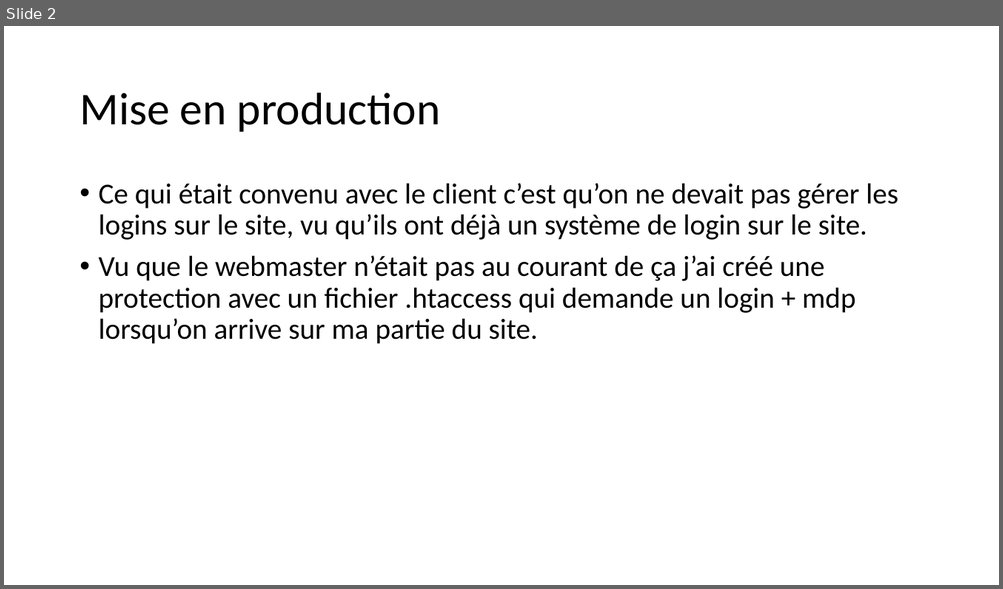
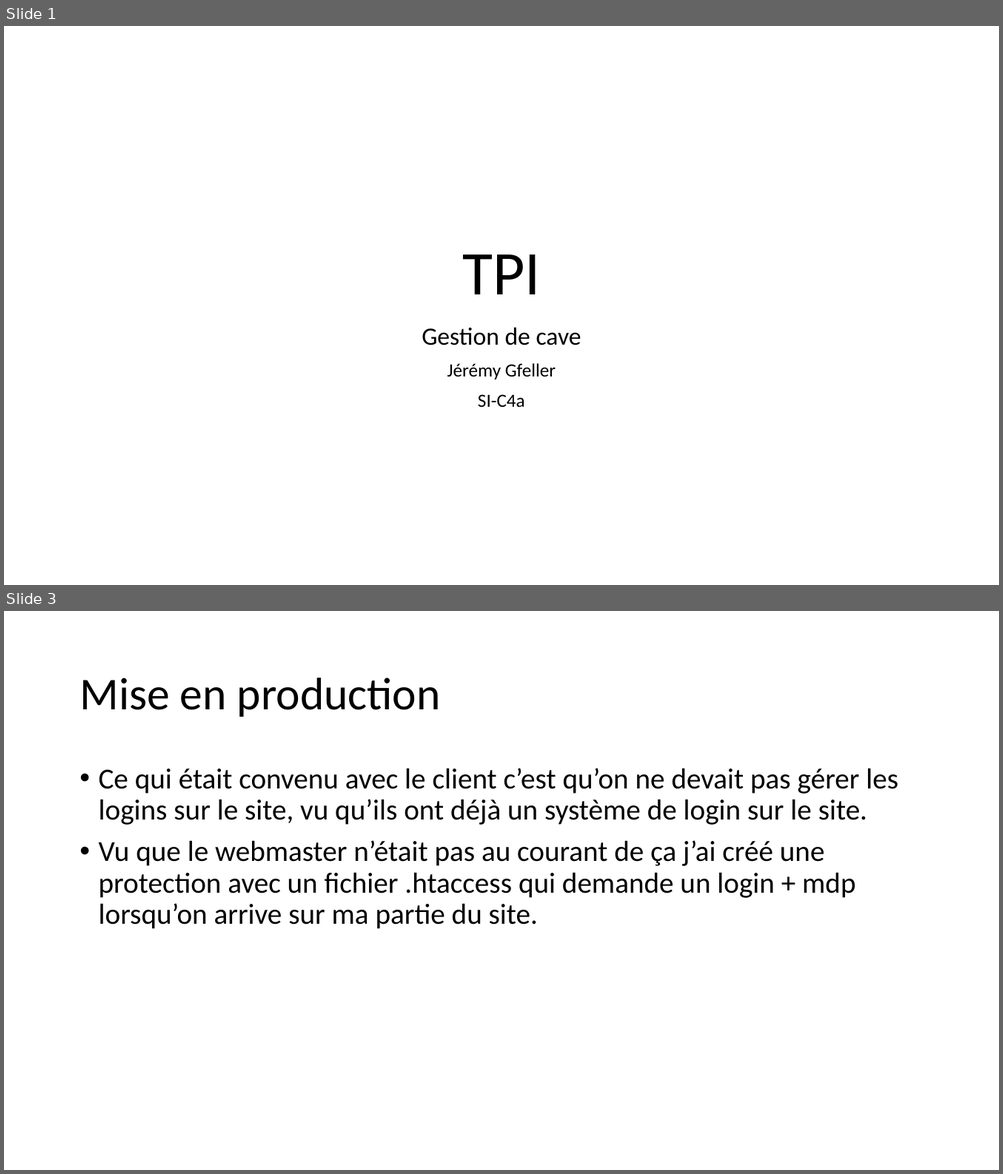
Before and after one commit to JeremyGfeller/TPI, a slide deck: Documentation/présentation.pptx. Shown one above the other, each under a label of ours: slide 2 before the commit, slides 1 and 3 after it; the slides between them are not shown. The pictures are 1003x589 and 1003x1174 pixels, drawn with LibreOffice and Linux fonts; fonts in the diff are those of the drawing. Boxes give left, top, right and bottom in pixels: in the first picture for what was removed or moved away, otherwise in the second. Text is boxed around its words. In the diff, an @@ line names an element or a change of style, - is before the commit and + after.

```diff
--- a/Documentation/présentation.pptx
+++ b/Documentation/présentation.pptx
@@ slide 1 added at (x1=4, y1=26, x2=999, y2=585), background #FFFFFF @@
@@ title added at (x1=462, y1=255, x2=540, y2=295), 60 pt, text #000000 @@
+TPI
@@ subtitle added at (x1=421, y1=327, x2=581, y2=407), 18 pt, text #000000 @@
+Gestion de cave
+Jérémy Gfeller
+SI-C4a
@@ what was slide 2 is now slide 3 @@
```
Also in this commit, not shown: 1 slide changed, 5 other slides added, 2 slides removed.
